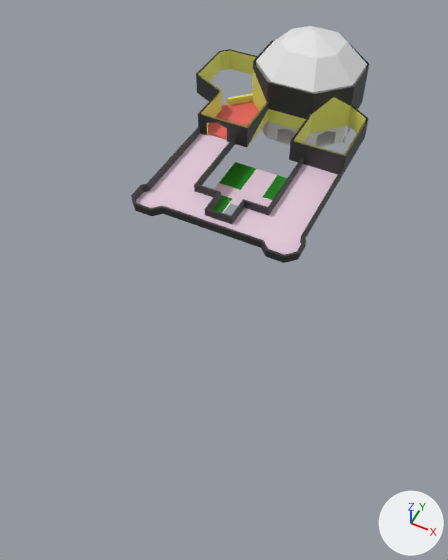
Before and after pictures for a commit that changed the Blender file Assets/Models/ShaderCastle/Entrance.blend.
Before and after are seen from a 50 mm lens placed at (24.8, -36.4, 52.8), pointed at (1.7, 9.7, -4.7). Every picture has the same lights, and +X, +Y and +Z are marked at lower right. The picture after the commit comes second.

Objects in the first picture: 'Floor +1 -col', 'Floor +2 -col', 'Floor 0 Grass -col', 'Floor 0 Path -col', 'Floor 0 main room-col'.
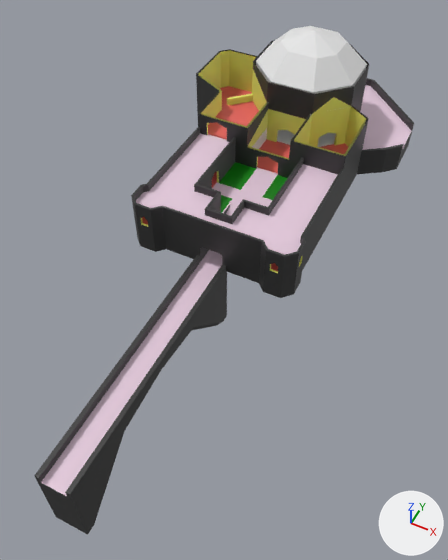
Location of each change, [x1, y1, x2, y2] in pixels of the pictures (448 x 560 px):
```json
{"object": "Floor -1 -col", "change": "shown", "after": [34, 110, 413, 534]}
{"object": "Floor 0 -col", "change": "shown", "after": [132, 69, 414, 281]}
```

Scene script edits in JSON lines:
```json
{"op": "remove", "block": "ob_floor_0__col", "code": "ob_floor_0__col.hide_set(True)"}
{"op": "remove", "block": "ob_floor__1__col", "code": "ob_floor__1__col.hide_set(True)"}
```
